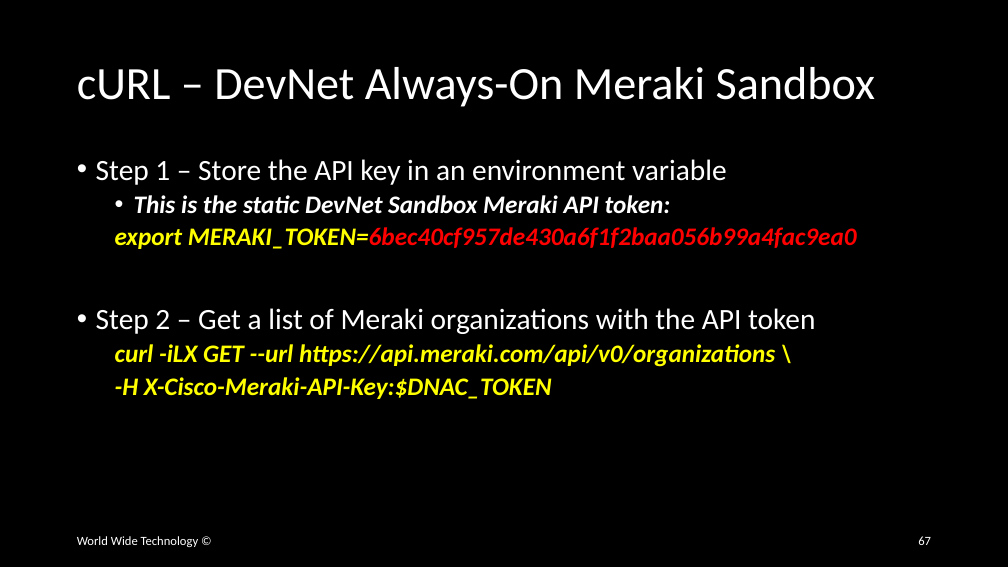
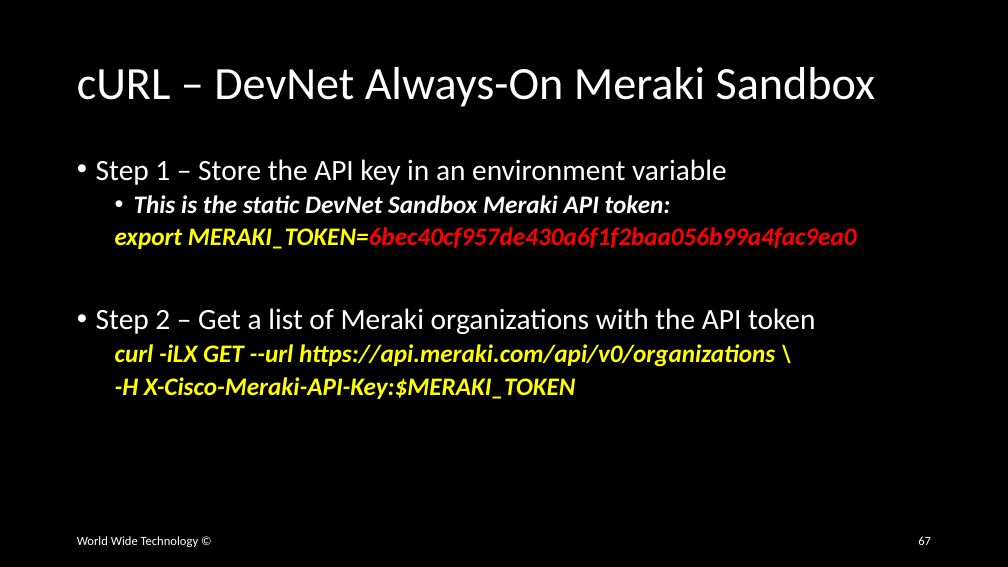
Before and after one commit to wwt/curl-requests-foundations, a slide deck: slide 67 of curl-requests-foundations.pptx. Drawn at 1008x567 pixels with LibreOffice and Linux fonts; fonts in the diff are those of the drawing. Boxes give left, top, right and bottom in pixels: in the first picture for what was removed or moved away, otherwise in the second. Text is boxed around its words. In the diff, an @@ line names an element or a change of style, - is before the commit and + after.

Commit message:
Updated Meraki cURL slides

```diff
--- a/curl-requests-foundations.pptx
+++ b/curl-requests-foundations.pptx
@@ text at [115, 377, 576, 399]: text changed @@
-  -H X-Cisco-Meraki-API-Key:$DNAC_TOKEN
+  -H X-Cisco-Meraki-API-Key:$MERAKI_TOKEN
```
Also in this commit, not shown: 1 other slide changed.
